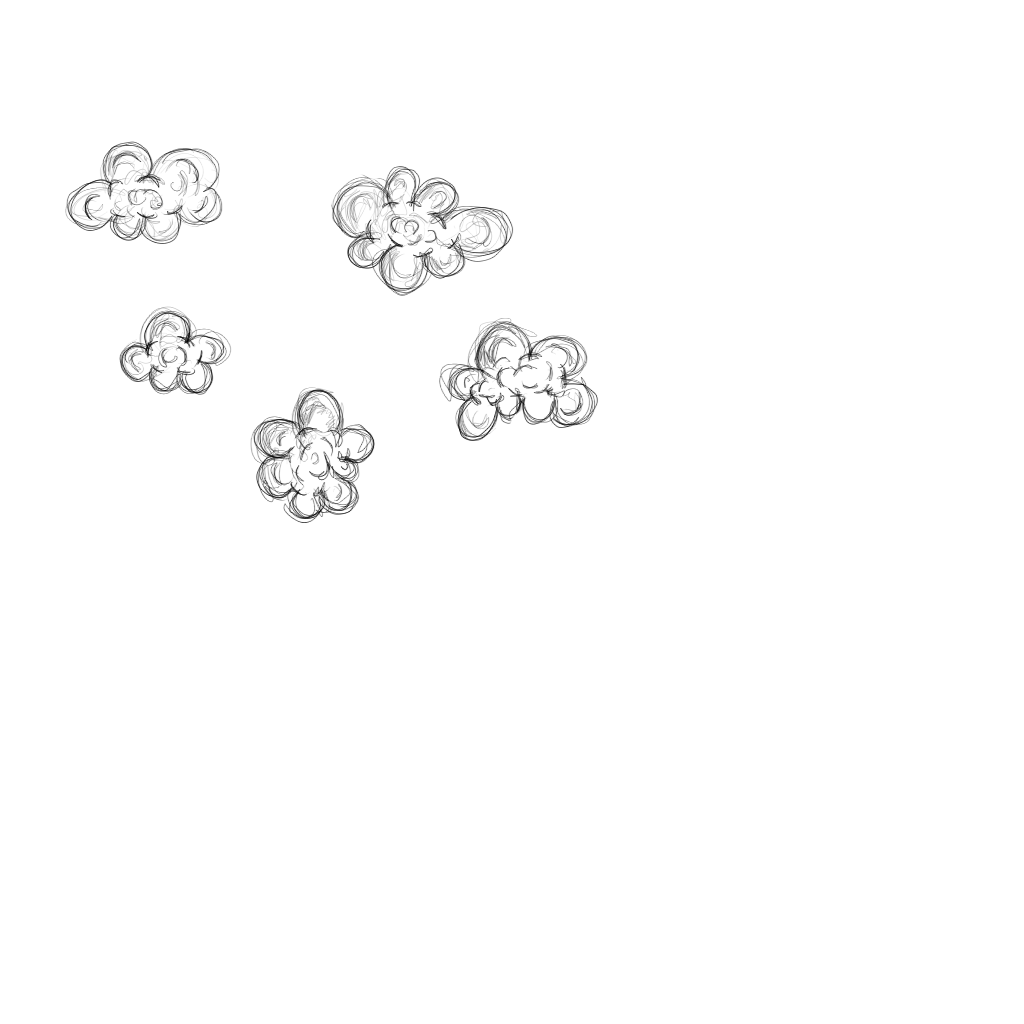
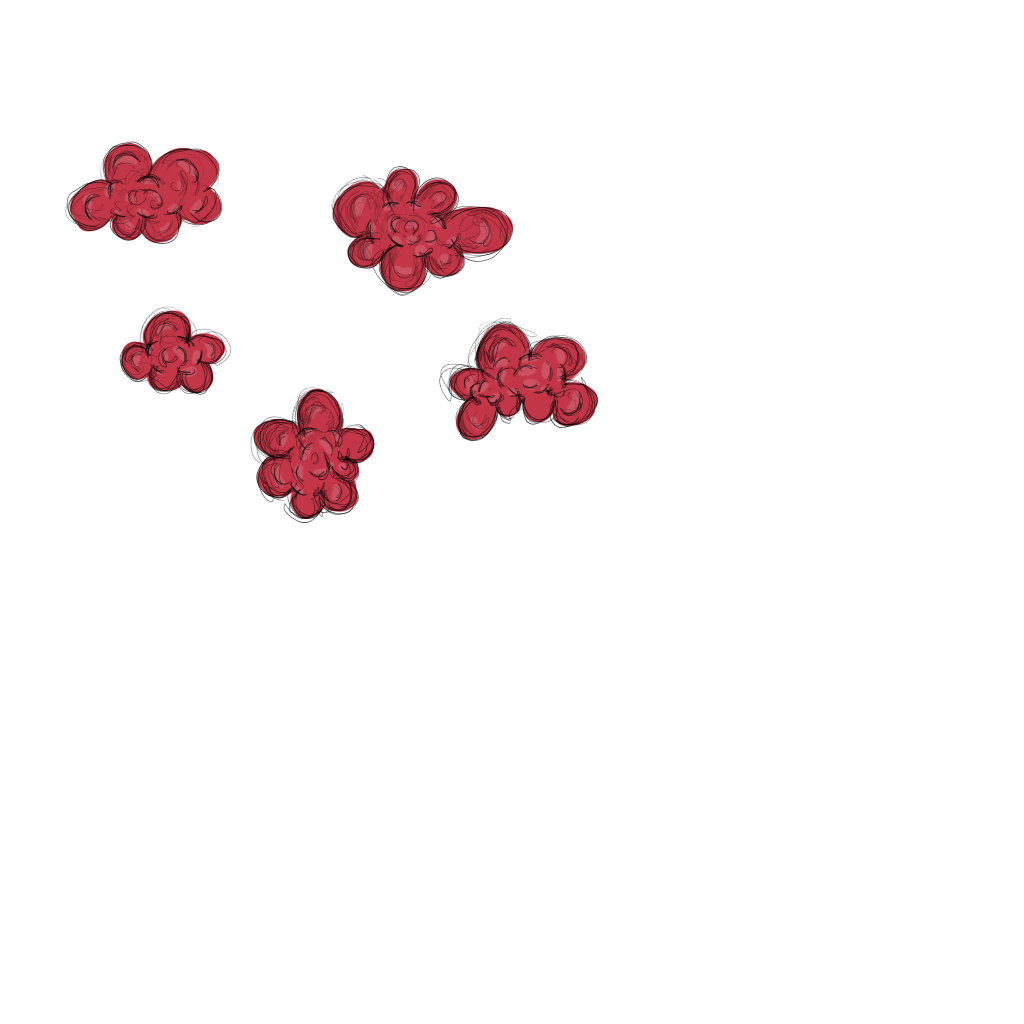
Two versions of the same layered image (1024 × 1024). Layer-by-layer changes:
added layer "colour" above "sheep walk OG" over [68, 142, 599, 520]
hid "Background" over [68, 142, 599, 520]
